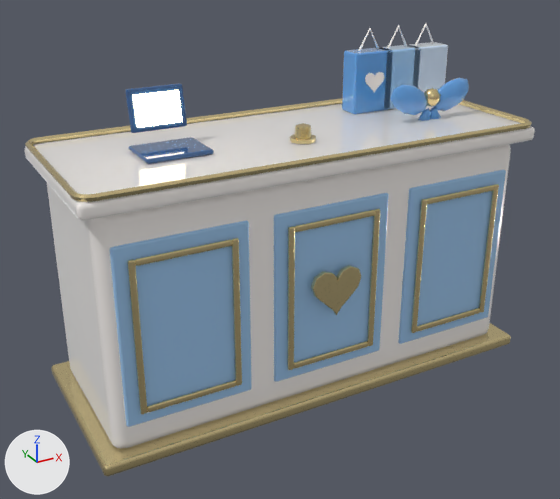
One commit to the glTF model public/assets/interiors/boutique/checkout_counter.glb: the scene before it, then after it.
Camera for both pictures: a 50 mm lens placed at (-1.47, -2.6, 1.85), pointed at (-0.06, -0.03, 0.56). Every picture has the same lights, and +X, +Y and +Z are marked at lower left. The older version comes first.

Objects in the first picture: 'checkout_counter'.
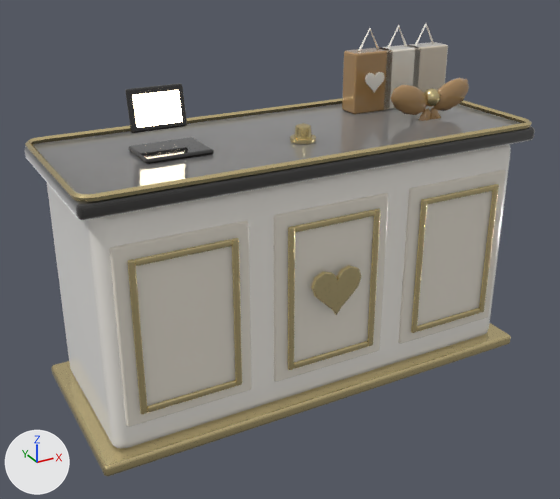
Location of each change, (x1, y1, x2, y2) in pixels of the pictures (560 x 499 px):
'checkout_counter', recoloured
    both: (25, 23, 535, 429)

The change, as a list of edits to the scene's bpy script:
```text
Change mat_accent_009:
    mat_accent_009.base_color: (1.0, 0.956, 0.922) -> (0.0232, 0.0212, 0.0194)  # white #fffaf6 -> black #2a2826
Change mat_base_009:
    mat_base_009.base_color: (0.347, 0.597, 0.896) -> (0.863, 0.807, 0.701)  # blue #9fcbf3 -> white #efe8da
Change mat_deep_009:
    mat_deep_009.base_color: (0.0284, 0.102, 0.275) -> (0.0137, 0.0123, 0.0116)  # blue #2f5a8f -> black #1f1d1c
Change mat_accent2_009:
    mat_accent2_009.base_color: (0.102, 0.337, 0.745) -> (0.434, 0.254, 0.102)  # blue #5a9de0 -> brown #b08a5a
Change mat_soft_009:
    mat_soft_009.base_color: (0.644, 0.791, 0.965) -> (0.694, 0.604, 0.479)  # blue #d2e6fb -> pale yellow #d9ccb8
```
